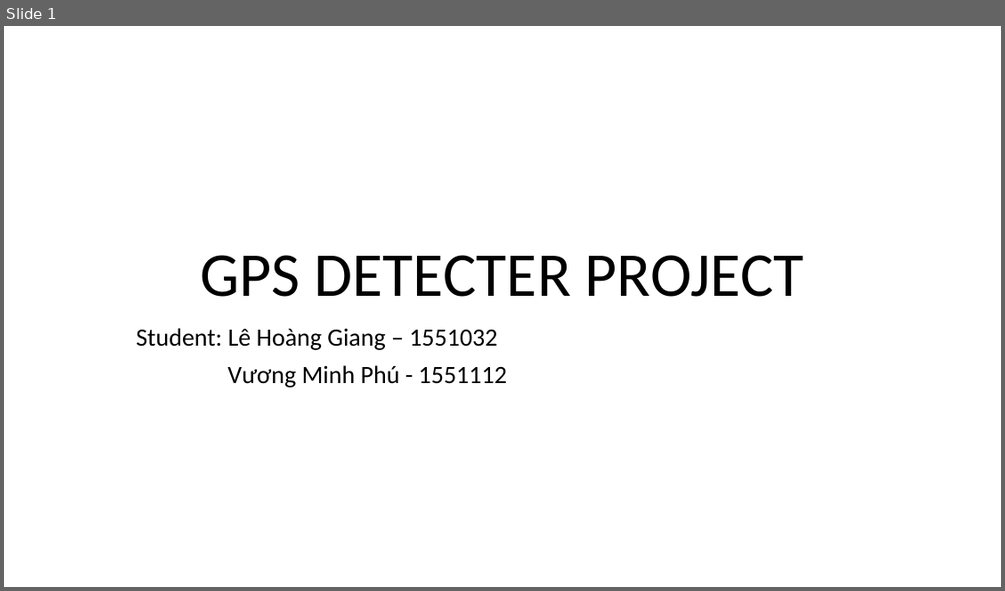
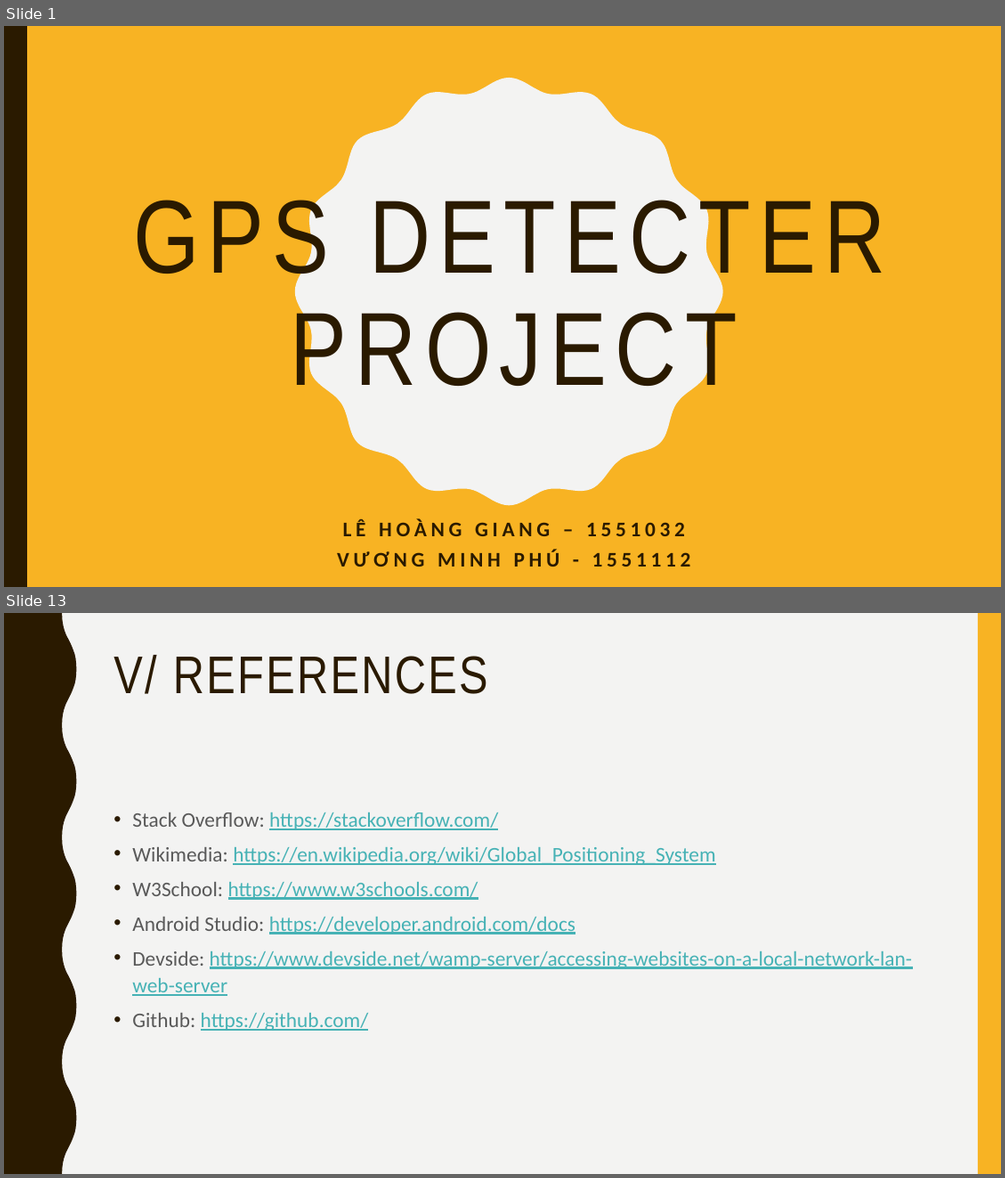
Before and after one commit to GiangHLe/GPS, a slide deck: GPS DETECTER PROJECT.pptx. Shown one above the other, each under a label of ours: slide 1 before the commit, slides 1 and 13 after it; the slides between them are not shown. The pictures are 1005x591 and 1005x1178 pixels, drawn with LibreOffice and Linux fonts; fonts in the diff are those of the drawing. Boxes give left, top, right and bottom in pixels: in the first picture for what was removed or moved away, otherwise in the second. Text is boxed around its words. In the diff, an @@ line names an element or a change of style, - is before the commit and + after.

```diff
--- a/GPS DETECTER PROJECT.pptx
+++ b/GPS DETECTER PROJECT.pptx
@@ slide 13 added at (4, 613, 1001, 1174), background #F3F3F2 @@
@@ freeform shape added at (4, 613, 77, 1174), fill #2A1A00 @@
@@ rectangle added at (978, 613, 1001, 1174), fill #F8B323 @@
@@ title added at (113, 655, 488, 694), 51 pt, text #2A1A00 @@
+V/ REFERENCES
@@ text added at (132, 812, 912, 1030), 20 pt, text #46B2B5, underline @@
+• Stack Overflow: https://stackoverflow.com/
+• Wikimedia: https://en.wikipedia.org/wiki/Global_Positioning_System
+• W3School: https://www.w3schools.com/
+• Android Studio: https://developer.android.com/docs
+• Devside: https://www.devside.net/wamp-server/accessing-websites-on-a-local-network-lan-web-server
+• Github: https://github.com/
@@ slide 1 changed as well @@
@@ background #FFFFFF to #F8B323 @@
@@ rectangle added at (4, 26, 27, 587), fill #2A1A00 @@
@@ freeform shape added at (295, 78, 723, 506), fill #F3F3F2 @@
@@ title "GPS DETECTER PROJECT": place and size @@
-title "GPS DETECTER PROJECT" at (200, 255, 804, 297)
+title "GPS DETECTER PROJECT" at (133, 189, 886, 403)
@@ title "GPS DETECTER PROJECT" at (133, 189, 886, 403): size 60 to 100 pt, font Calibri to Arial Narrow, text colour #000000 to #2A1A00, letter spacing 0 to 8 pt; vertical alignment bottom to middle @@
@@ subtitle at (337, 518, 691, 566): text changed; size 24 to 20 pt; text colour #000000 to #2A1A00; bold on @@
-Student: Lê Hoàng Giang – 1551032
-Vương Minh Phú - 1551112
+LÊ HOÀNG GIANG – 1551032
+VƯƠNG MINH PHÚ - 1551112
```
Also in this commit, not shown: 5 other slides changed, 8 other slides added, 5 slides removed.
